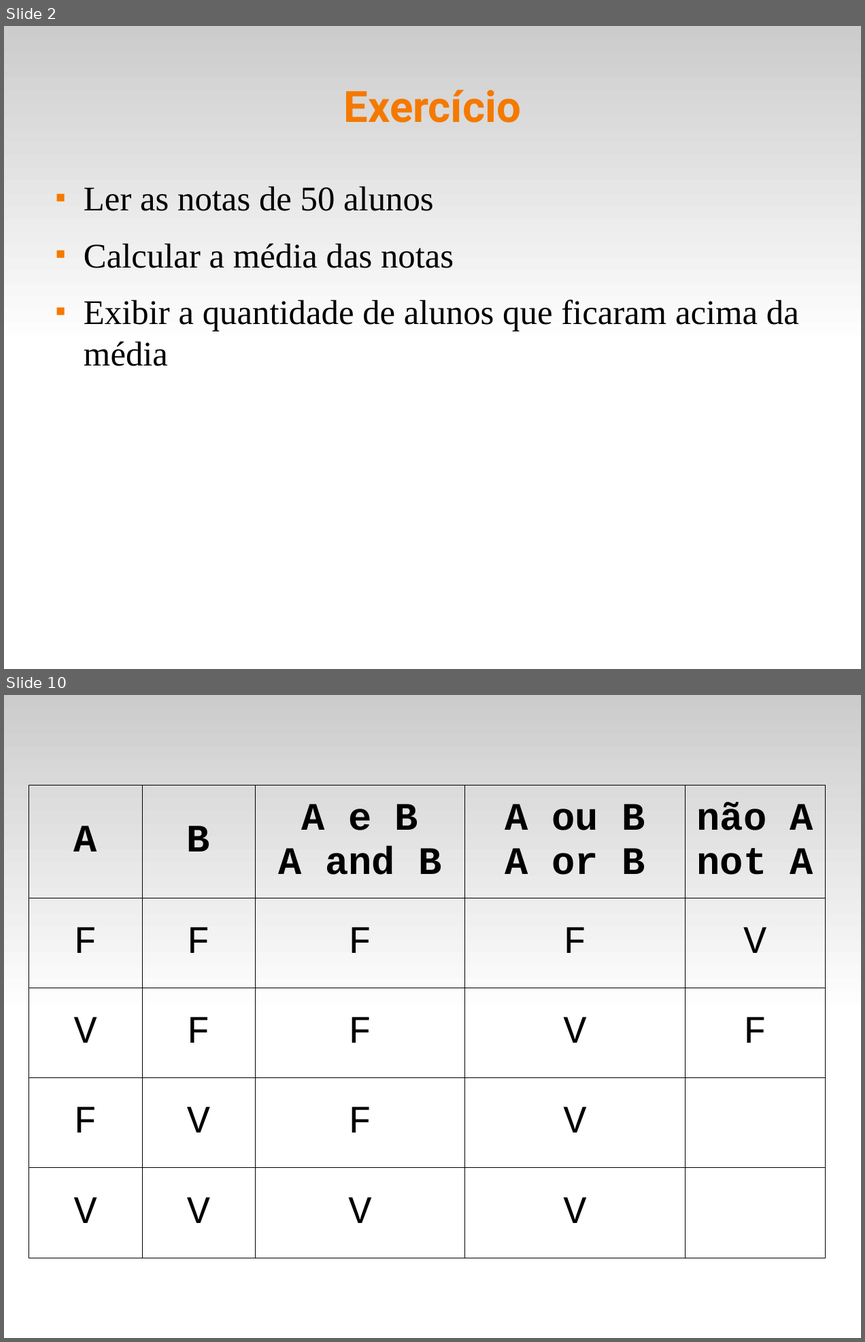
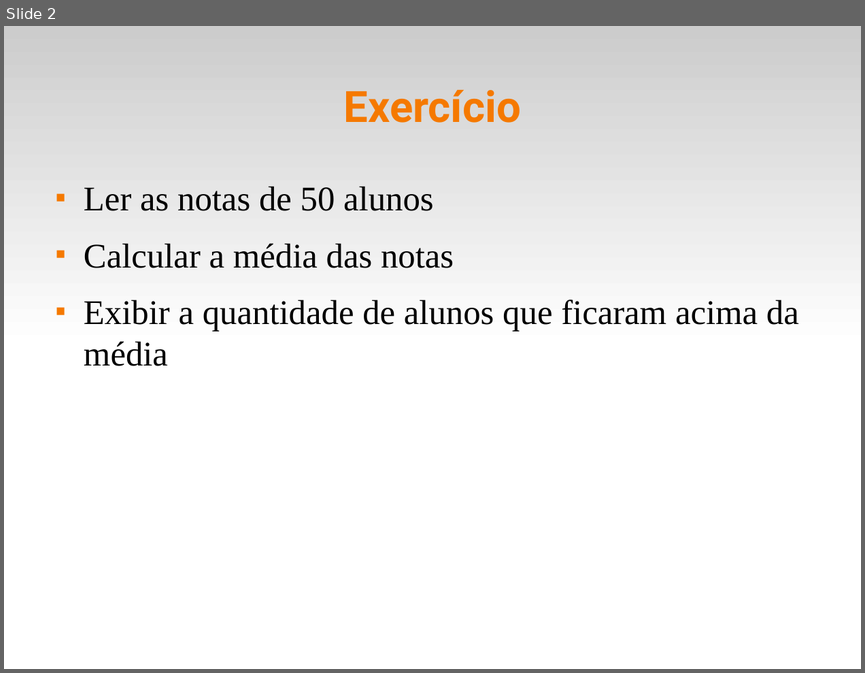
Before and after one commit to fsantanna-uerj/IPD, a slide deck: slides/ipd-05-listas.odp. Shown one above the other, each under a label of ours: slides 2 and 10 before the commit, slide 2 after it; the slides between them are not shown. The pictures are 865x1342 and 865x673 pixels, drawn with LibreOffice and Linux fonts; fonts in the diff are those of the drawing. Boxes give left, top, right and bottom in pixels: in the first picture for what was removed or moved away, otherwise in the second. Text is boxed around its words. In the diff, an @@ line names an element or a change of style, - is before the commit and + after.

```diff
--- a/slides/ipd-05-listas.odp
+++ b/slides/ipd-05-listas.odp
@@ slide 10 removed at (4, 695, 861, 1338), background #FFFFFF; not listed: 1 template element that a slide beside it also shows @@
@@ table removed at (29, 785, 826, 1257), 5 rows, 5 columns @@
-A | B | A e B / A and B | A ou B / A or B | não A / not A
-F | F | F | F | V
-V | F | F | V | F
-F | V | F | V | 
-V | V | V | V | 
```
Also in this commit, not shown: 4 slides changed, 4 slides added, 4 other slides removed, 12 other files.
